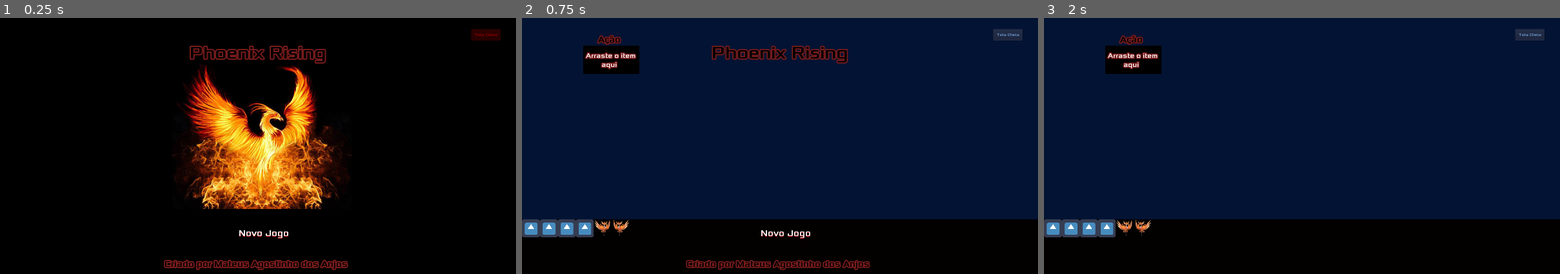
Above: before the commit, frames 1-3 (left to right).
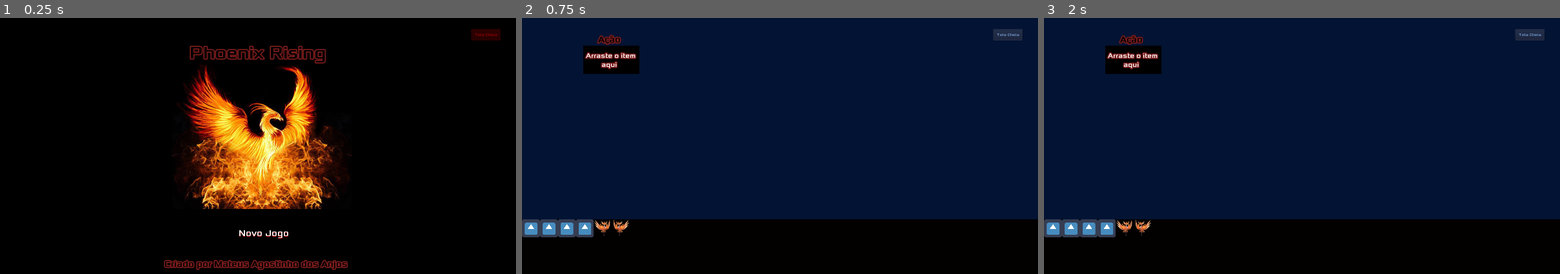
Above: after the commit, the same moments.

Repository: MateusdosAnjos/MAC0499
Game: Godot game, scene res://TelaInicial/TitleScreen.tscn
Two runs of this game, one before a commit and one after it. Both use one fixed random seed, a clock stepped at 60 frames per second and the inputs below.
Inputs:
- Up to frame 1 (0.25 s): no input
- Up to frame 2 (0.75 s): click "Novo Jogo" at 0.5 s
- Up to frame 3 (2 s): click "Novo Jogo" at 1.25 s

The runs differ from the first frame. In frame 1, 0.2% of the frame differs, in the area x 31-68%, y 10-99%; in frame 2, 2.0%; in frame 3, nothing differs.

Commit message:
Refatoração de Title Screen

Diff:
--- a/Phoenix Rising/HUD/HUD.gd
+++ b/Phoenix Rising/HUD/HUD.gd
@@ -11,8 +11,3 @@
 # Called every frame. 'delta' is the elapsed time since the previous frame.
 #func _process(delta):
 #    pass
-
-func _on_NewGame_pressed():
-    $Title.hide()
-    $Author.hide()
-    $NewGame.hide()
--- a/Phoenix Rising/HUD/HUD.tscn
+++ b/Phoenix Rising/HUD/HUD.tscn
@@ -72,4 +72,3 @@
 text = "Novo Jogo"
 align = 1
 valign = 1
-[connection signal="pressed" from="NewGame" to="." method="_on_NewGame_pressed"]
--- a/Phoenix Rising/TelaInicial/TitleScreen.tscn
+++ b/Phoenix Rising/TelaInicial/TitleScreen.tscn
@@ -1,9 +1,26 @@
-[gd_scene load_steps=5 format=2]
+[gd_scene load_steps=9 format=2]
 
 [ext_resource path="res://TelaInicial/TitleScreen.gd" type="Script" id=1]
 [ext_resource path="res://Acessorios/art/PhoenixLogo.png" type="Texture" id=2]
 [ext_resource path="res://TelaInicial/FullScreen.tscn" type="PackedScene" id=3]
-[ext_resource path="res://HUD/HUD.tscn" type="PackedScene" id=4]
+[ext_resource path="res://acessorios/fonts/Xolonium-Regular.ttf" type="DynamicFontData" id=4]
+[ext_resource path="res://Acessorios/fonts/Xolonium-Regular.ttf" type="DynamicFontData" id=5]
+
+[sub_resource type="DynamicFont" id=1]
+size = 64
+outline_size = 4
+outline_color = Color( 0.47451, 0.105882, 0.105882, 1 )
+font_data = ExtResource( 4 )
+
+[sub_resource type="DynamicFont" id=2]
+size = 32
+outline_size = 4
+outline_color = Color( 0.47451, 0.105882, 0.105882, 1 )
+font_data = ExtResource( 4 )
+
+[sub_resource type="DynamicFont" id=5]
+size = 32
+font_data = ExtResource( 5 )
 
 [node name="TitleScreen" type="Control"]
 anchor_right = 1.0
@@ -30,8 +47,54 @@
 [node name="FullScreen" parent="." instance=ExtResource( 3 )]
 modulate = Color( 0.709804, 0, 0, 1 )
 
-[node name="HUD" parent="." instance=ExtResource( 4 )]
+[node name="Title" type="Label" parent="."]
+anchor_left = 0.5
+anchor_top = 0.5
+anchor_right = 0.5
+anchor_bottom = 0.5
+margin_left = -280.0
+margin_top = -380.0
+margin_right = 280.0
+margin_bottom = -290.0
+custom_fonts/font = SubResource( 1 )
+custom_colors/font_color = Color( 0, 0, 0, 1 )
+text = "Phoenix Rising"
+align = 1
+valign = 1
+
+[node name="Author" type="Label" parent="."]
+anchor_left = 0.5
+anchor_top = 1.0
+anchor_right = 0.5
+anchor_bottom = 1.0
+margin_left = -334.0
+margin_top = -60.0
+margin_right = 334.0
+margin_bottom = -15.0
+custom_fonts/font = SubResource( 2 )
+custom_colors/font_color = Color( 0, 0, 0, 1 )
+text = "Criado por Mateus Agostinho dos Anjos"
+
+[node name="NewGame" type="Button" parent="."]
+anchor_left = 0.5
+anchor_top = 0.5
+anchor_right = 0.5
+anchor_bottom = 0.5
+margin_left = -80.0
+margin_top = 260.0
+margin_right = 120.0
+margin_bottom = 360.0
+flat = true
+
+[node name="Label" type="Label" parent="NewGame"]
+margin_right = 200.0
+margin_bottom = 100.0
+custom_fonts/font = SubResource( 5 )
+custom_colors/font_color_shadow = Color( 0.713726, 0, 0, 1 )
+custom_constants/shadow_offset_x = 0
+custom_constants/shadow_offset_y = 2
+text = "Novo Jogo"
+align = 1
+valign = 1
 [connection signal="pressed" from="FullScreen" to="." method="_on_FullScreen_pressed"]
-[connection signal="pressed" from="HUD/NewGame" to="." method="_on_NewGame_pressed"]
-
-[editable path="HUD"]
+[connection signal="pressed" from="NewGame" to="." method="_on_NewGame_pressed"]
